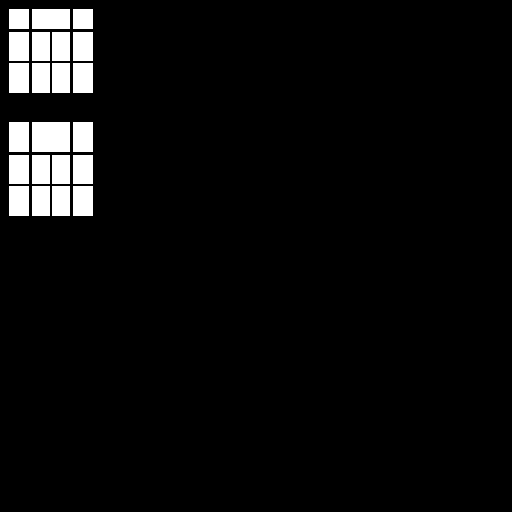
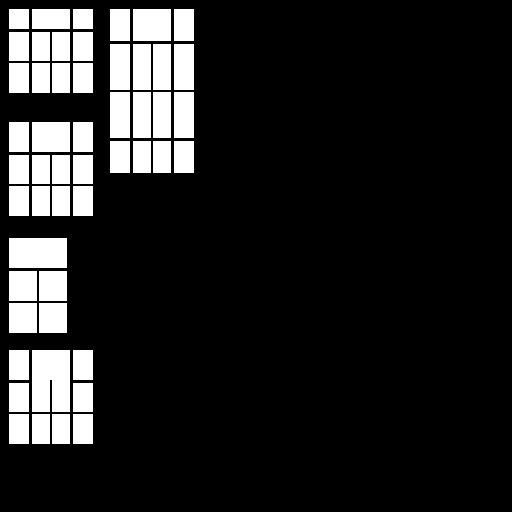
Layered file, before and after one edit (512x512). Changes by layer:
renamed "Слой 2" to "Слой 4", painted on it over [9, 9, 194, 444]
